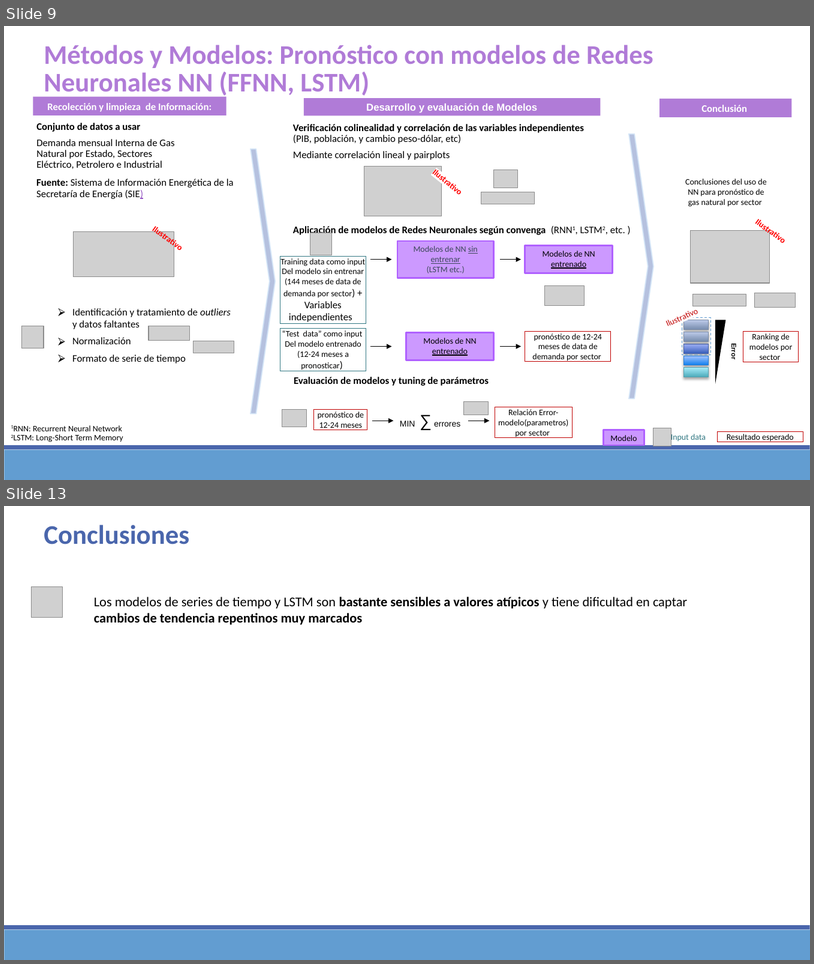
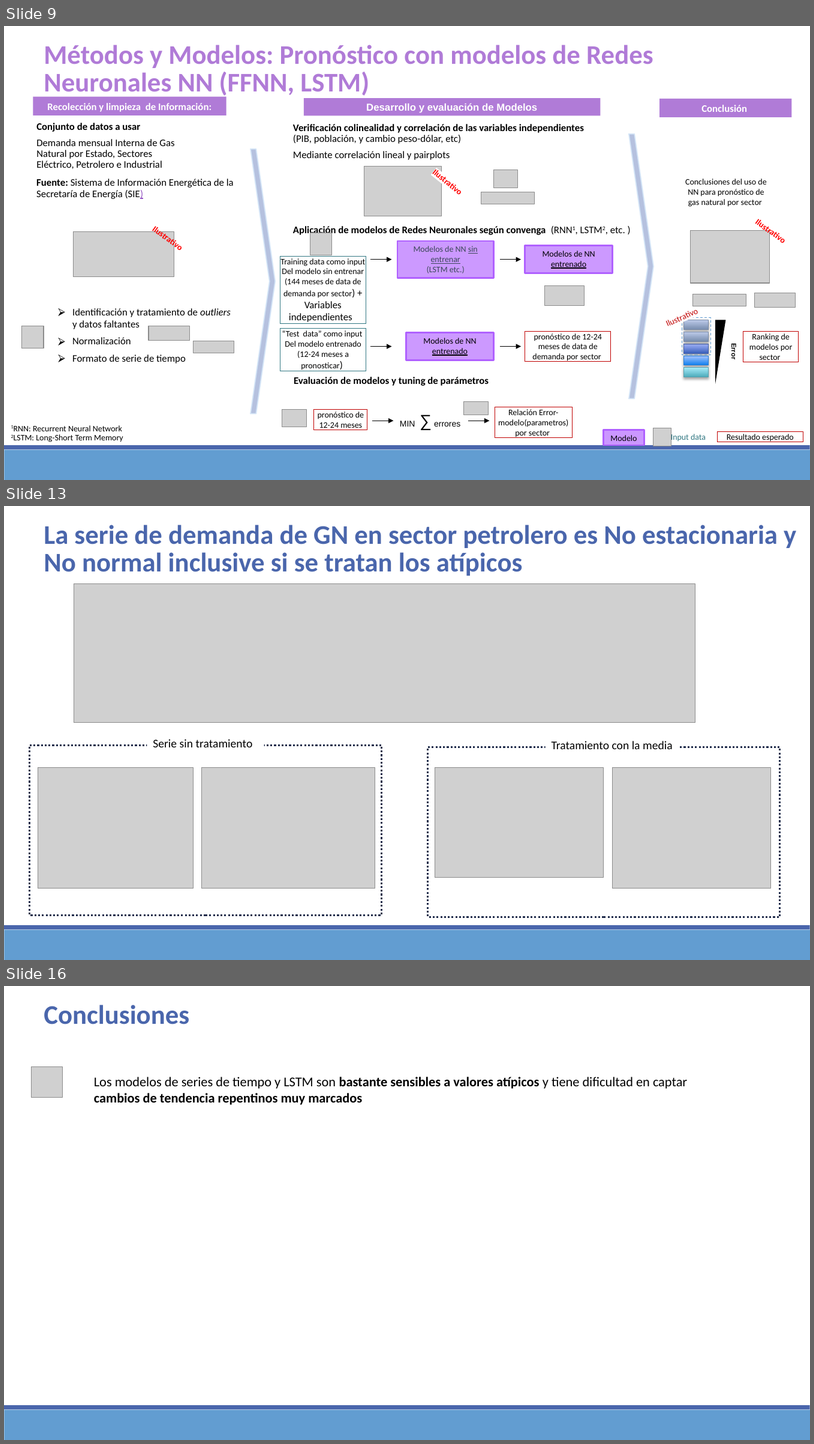
Before and after one commit to Sergio-Ibarra-1795/Diplomado_UNAM_DC_Full_gitHub, a slide deck: Diplomado_DS_Proyecto_Final/Proyecto_final_Diplomado_DS_UNAM_v2.pptx. Shown one above the other, each under a label of ours: slides 9 and 13 before the commit, slides 9, 13 and 16 after it; the slides between them are not shown. The pictures are 814x964 and 814x1444 pixels, drawn with LibreOffice and Linux fonts; fonts in the diff are those of the drawing; grey boxes stand for pictures. Boxes give left, top, right and bottom in pixels: in the first picture for what was removed or moved away, otherwise in the second. Text is boxed around its words. In the diff, an @@ line names an element or a change of style, - is before the commit and + after.

```diff
--- a/Diplomado_DS_Proyecto_Final/Proyecto_final_Diplomado_DS_UNAM_v2.pptx
+++ b/Diplomado_DS_Proyecto_Final/Proyecto_final_Diplomado_DS_UNAM_v2.pptx
@@ slide 13 added at [4, 506, 810, 960], background #FFFFFF; not listed: 2 template elements that a slide beside it also shows @@
@@ text added at [44, 525, 797, 576], 32 pt, text #4A66AC, bold @@
+  La serie de demanda de GN en sector petrolero es No estacionaria y No normal inclusive si se tratan los atípicos
@@ picture added at [74, 584, 695, 723] @@
@@ text added at [153, 739, 253, 747], 14 pt, text #000000 @@
+Serie sin tratamiento
@@ rectangle added at [29, 745, 381, 915], outline #202D4B 2.25 pt dashed @@
@@ rectangle added at [428, 747, 780, 917], outline #202D4B 2.25 pt dashed @@
@@ text added at [552, 741, 673, 749], 14 pt, text #000000 @@
+Tratamiento con la media
@@ picture added at [38, 768, 194, 888] @@
@@ picture added at [202, 768, 375, 888] @@
@@ picture added at [435, 768, 604, 877] @@
@@ picture added at [612, 768, 771, 888] @@
@@ what was slide 13 is now slide 16 @@
```
Also in this commit, not shown: 3 slides changed, 3 other slides added, 1 slide removed, 3 other files.
